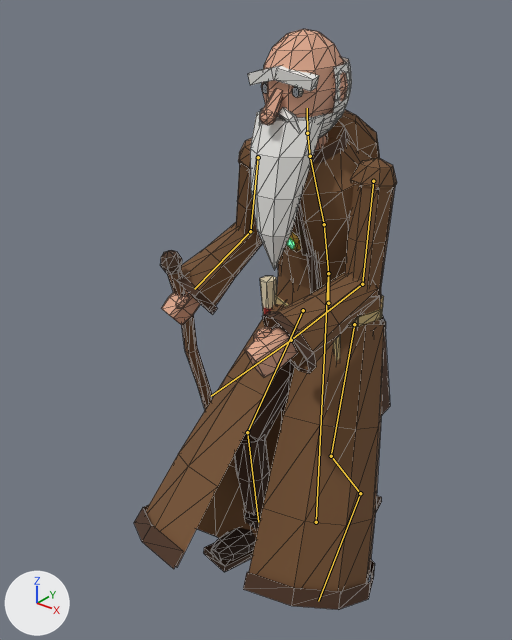
The glTF model client/public/models/npc_elder.glb as it was, and as the next commit left it.
Both versions are drawn from a 50 mm camera at (1.059, -1.668, 1.75) aimed at (-0.093, -0.229, 0.858). Lighting does not change. The marker at lower left points along +X, +Y and +Z. The picture after the commit comes second. Both versions are drawn at frame 13 of the action 'Walk'; the numbers are the values there. The bones that change, and the others that lie on the model, are drawn over the model as lines. Mesh edges are drawn as thin lines.

Objects in the first picture: 'npc_elder'.
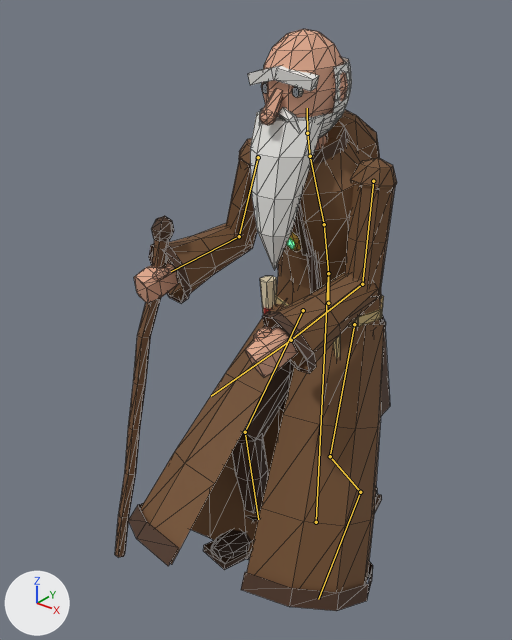
Location of each change, (x1, y1, x2, y2) in pixels of the pictures (512 x 640 px):
'npc_elder', posed (7% wider): before (134, 29, 397, 610); after (115, 29, 397, 611)
bone 'upper_arm.R', root to tip: before (258, 157) to (250, 231); after (258, 157) to (239, 236)
bone 'forearm.R', root to tip: before (250, 231) to (194, 289); after (239, 236) to (171, 271)
bone 'thigh.L', root to tip: before (354, 324) to (331, 456); after (354, 324) to (330, 456)
bone 'shin.L', root to tip: before (331, 456) to (360, 493); after (330, 456) to (360, 492)
bone 'thigh.R', root to tip: before (303, 310) to (247, 432); after (303, 310) to (245, 432)
bone 'shin.R', root to tip: before (247, 432) to (258, 522); after (245, 432) to (258, 519)

Edits to the bpy script that builds the scene:
```text
Change bone_upper_arm_r:
    where bone_upper_arm_r = bpy.data.objects['Rig'].pose.bones['upper_arm.R']  # child of 'chest'
    bone_upper_arm_r.rotation_quaternion: (-0.988, 0.063, -0.083, -0.116) -> (-0.977, 0.149, -0.079, -0.129)  # degrees (-6, 10, 13) -> degrees (-16, 11, 13)
Change bone_forearm_r:
    where bone_forearm_r = bpy.data.objects['Rig'].pose.bones['forearm.R']  # child of 'upper_arm.R'
    bone_forearm_r.rotation_quaternion: (0.875, -0.482, 0.039, 0.039) -> (0.788, -0.612, 0.05, 0.049)  # degrees (-58, 6, 2) -> degrees (-76, 8, 1)
Change bone_thigh_l:
    where bone_thigh_l = bpy.data.objects['Rig'].pose.bones['thigh.L']  # child of 'hips'
    bone_thigh_l.rotation_quaternion: (0.983, -0.184, 0.0, -0.01) -> (0.981, -0.192, 0.0, -0.011)  # degrees (-21, 0, -1) -> degrees (-22, 0, -1)
Change bone_shin_l:
    where bone_shin_l = bpy.data.objects['Rig'].pose.bones['shin.L']  # child of 'thigh.L'
    bone_shin_l.rotation_quaternion: (0.881, 0.472, 0.0, 0.013) -> (0.871, 0.49, 0.0, 0.014)  # degrees (56, -1, 1) -> degrees (59, -1, 1)
Change bone_thigh_r:
    where bone_thigh_r = bpy.data.objects['Rig'].pose.bones['thigh.R']  # child of 'hips'
    bone_thigh_r.rotation_quaternion: (0.942, -0.329, 0.0, 0.06) -> (0.937, -0.345, 0.0, 0.062)  # degrees (-38, 2, 6) -> degrees (-40, 2, 7)
Change bone_shin_r:
    where bone_shin_r = bpy.data.objects['Rig'].pose.bones['shin.R']  # child of 'thigh.R'
    bone_shin_r.rotation_quaternion: (0.928, 0.367, 0.0, -0.062) -> (0.916, 0.396, 0.0, -0.067)  # degrees (43, 3, -7) -> degrees (47, 3, -7)
```
